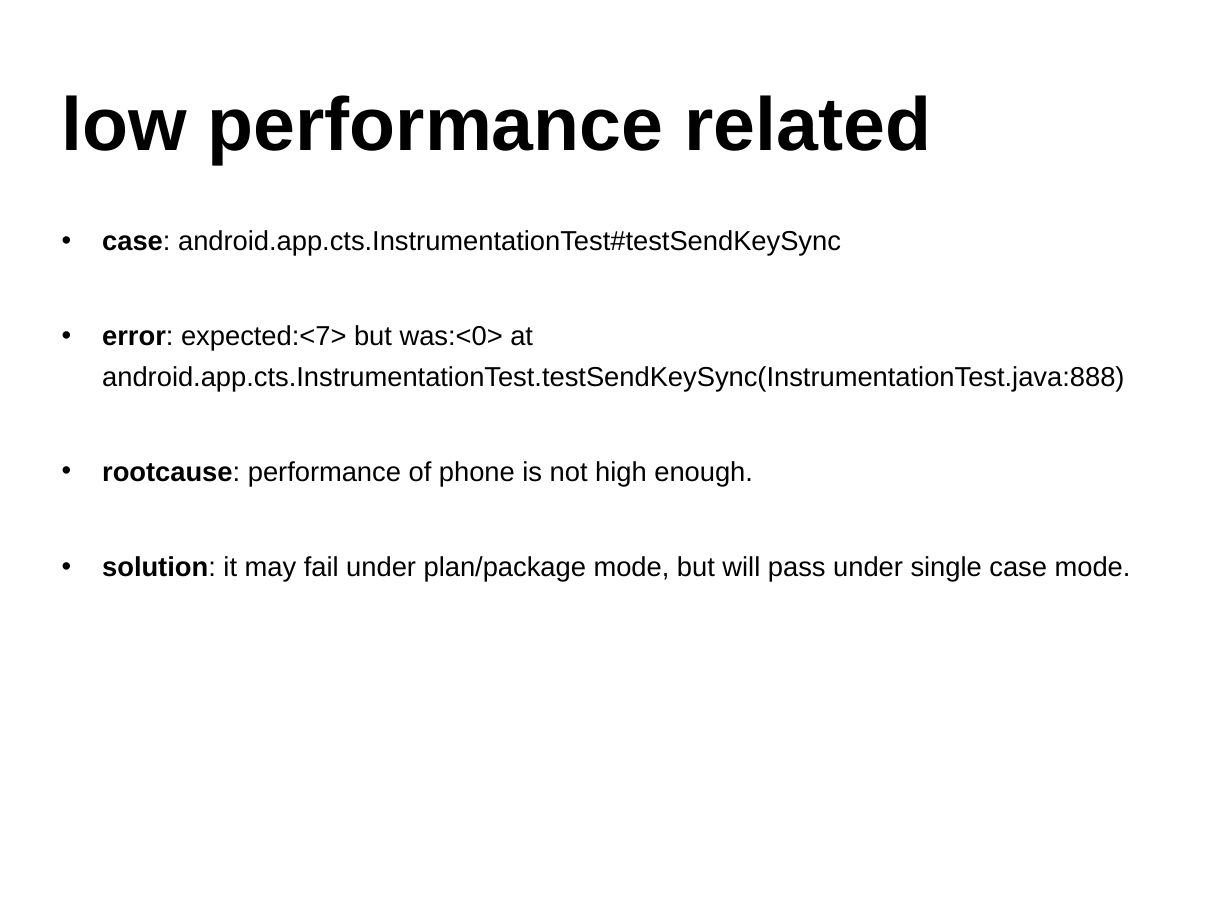
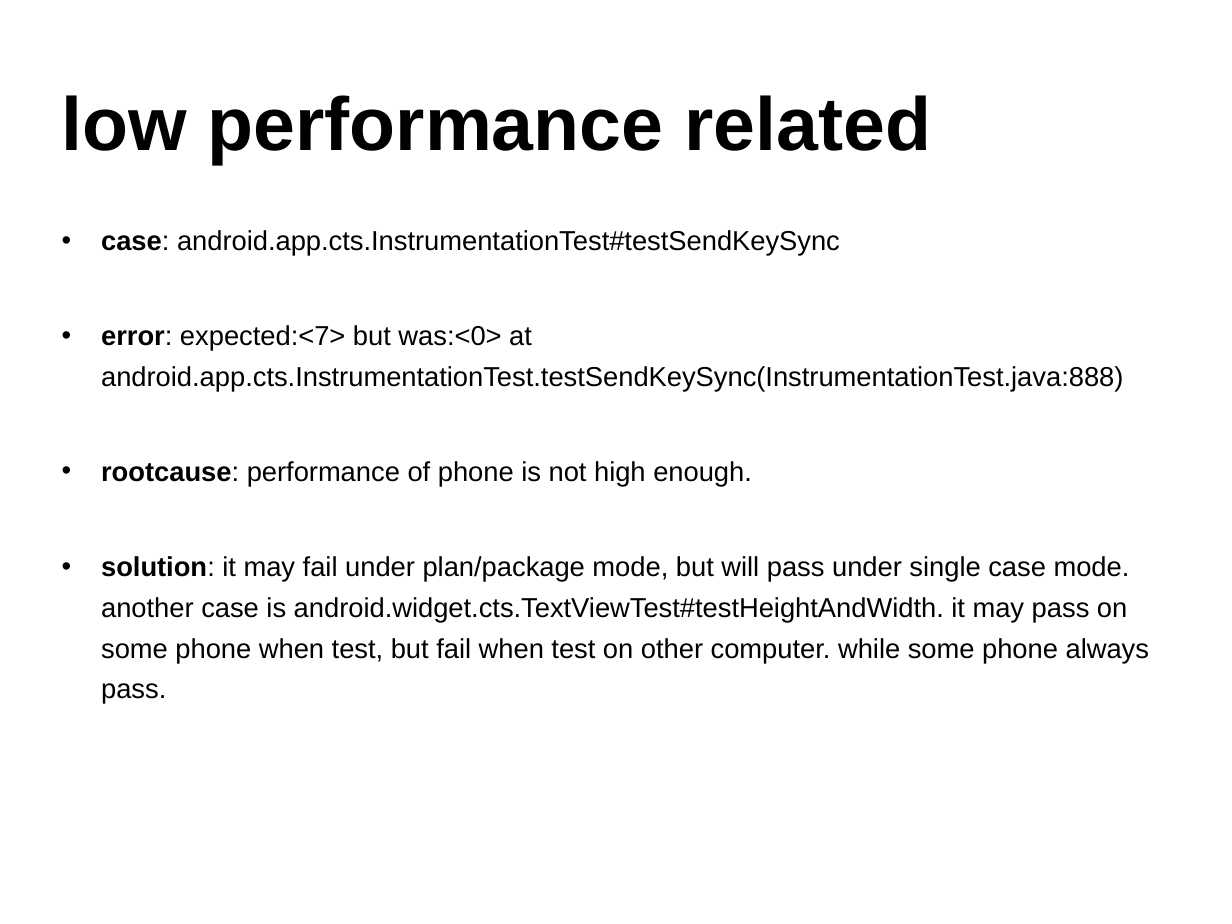
Before and after one commit to widerules/system-information, a slide deck: slide 37 of cts/CTS-training.ppt. Drawn at 1232x924 pixels with LibreOffice and Linux fonts; fonts in the diff are those of the drawing; background and template pictures are left out. Boxes give left, top, right and bottom in pixels: in the first picture for what was removed or moved away, otherwise in the second. Text is boxed around its words. In the diff, an @@ line names an element or a change of style, - is before the commit and + after.

```diff
--- a/cts/CTS-training.ppt
+++ b/cts/CTS-training.ppt
@@ text at box(101, 230, 1123, 487): indent changed @@
@@ text at box(101, 556, 1149, 704): text changed @@
-• solution: it may fail under plan/package mode, but will pass under single case mode.
+• solution: it may fail under plan/package mode, but will pass under single case mode. another case is android.widget.cts.TextViewTest#testHeightAndWidth. it may pass on some phone when test, but fail when test on other computer. while some phone always pass.
```
Also in this commit, not shown: 32 other slides changed.
